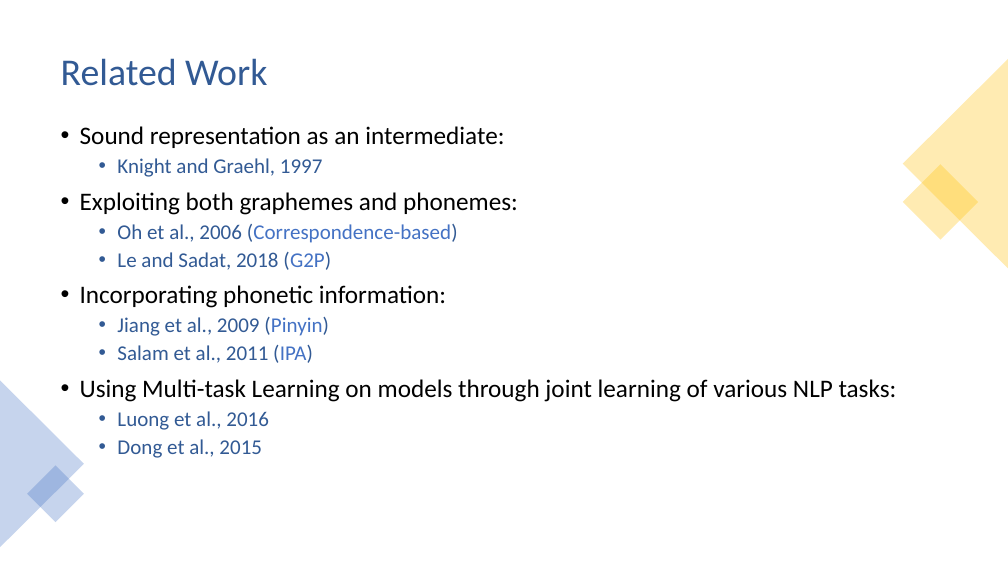
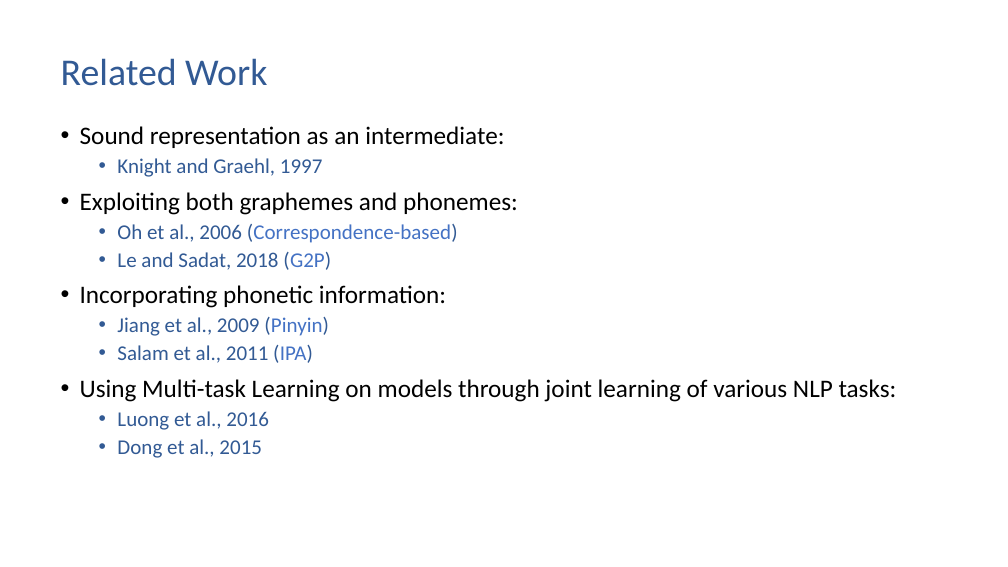
Before and after one commit to Lawhy/Lawhy.github.io, a slide deck: slide 4 of materials/aacl_presentation.pptx (slide 5 before the commit). Drawn at 1008x567 pixels with LibreOffice and Linux fonts; fonts in the diff are those of the drawing. Boxes give left, top, right and bottom in pixels: in the first picture for what was removed or moved away, otherwise in the second. Text is boxed around its words. In the diff, an @@ line names an element or a change of style, - is before the commit and + after.

```diff
--- a/materials/aacl_presentation.pptx
+++ b/materials/aacl_presentation.pptx
@@ triangle removed at [903,59,1008,268] @@
@@ rectangle removed at [903,164,979,240] @@
@@ triangle removed at [0,380,84,547] @@
@@ rectangle removed at [27,465,84,522] @@
```
Also in this commit, not shown: 9 other slides changed, 2 slides added, 2 slides removed.
